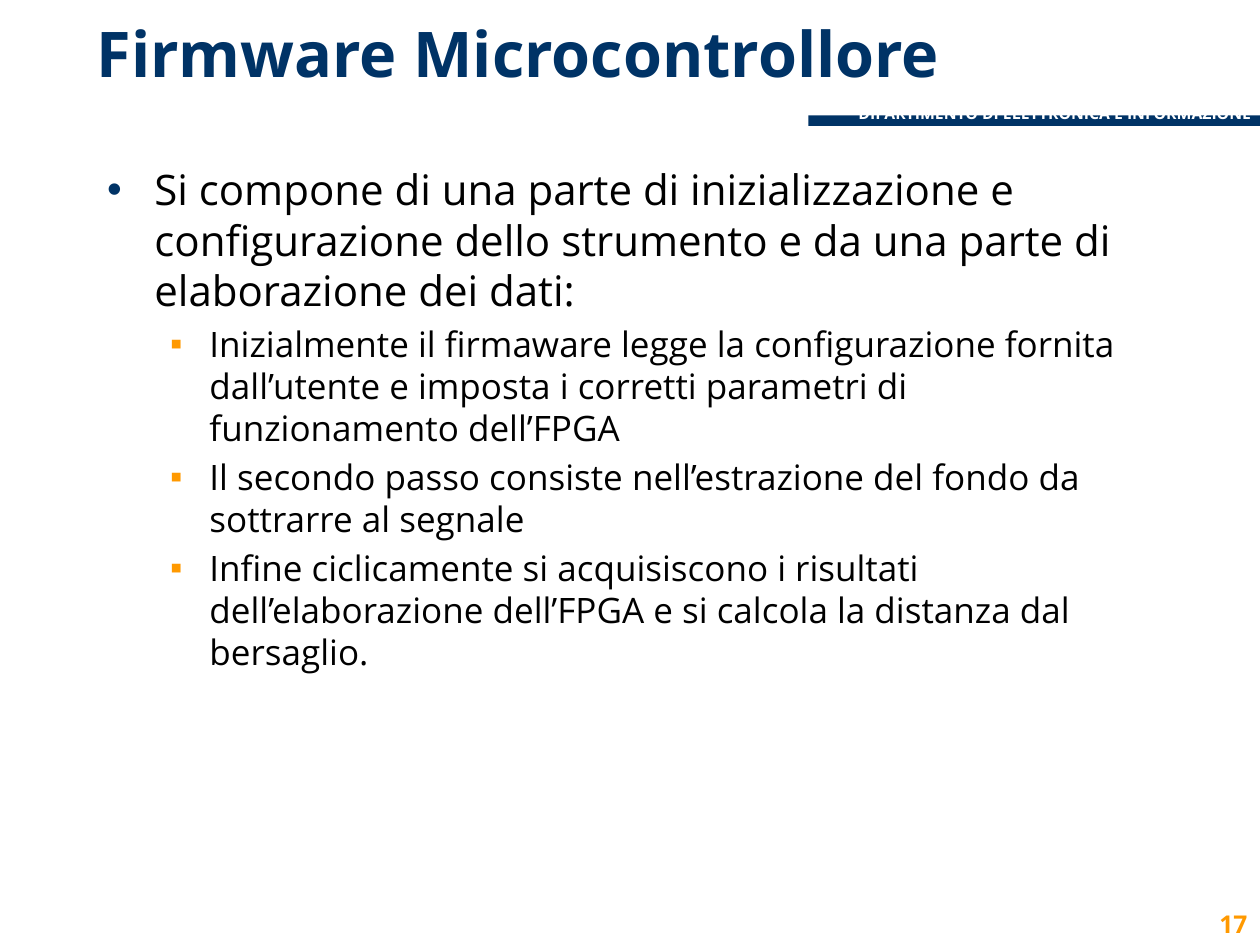
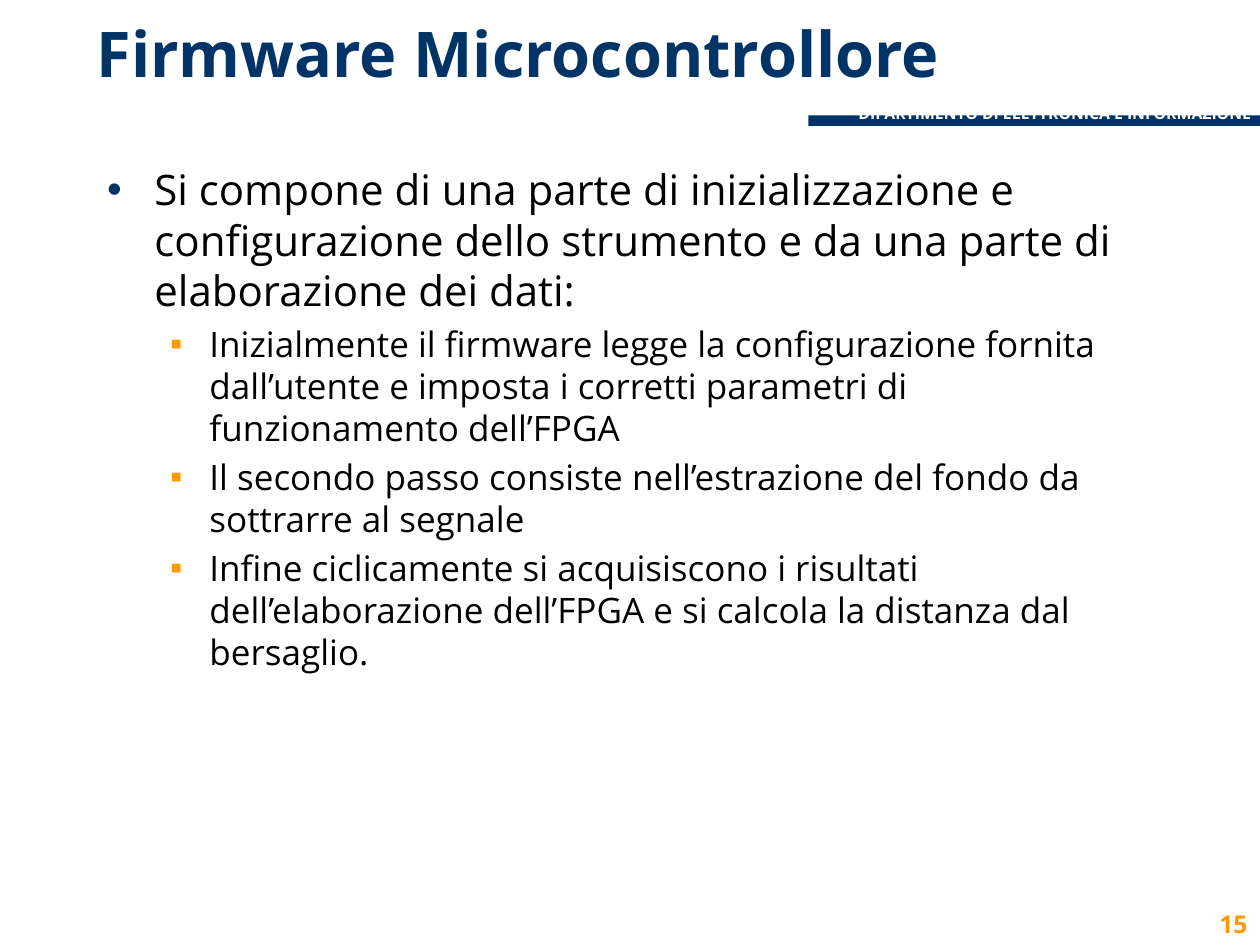
Before and after one commit to lcavagnispolimi/thesis_latex, a slide deck: slide 15 of presentazione_discussione.pptx (slide 17 before the commit). Drawn at 1260x945 pixels with LibreOffice and Linux fonts; fonts in the diff are those of the drawing; background and template pictures are left out. Boxes give left, top, right and bottom in pixels: in the first picture for what was removed or moved away, otherwise in the second. Text is boxed around its words. In the diff, an @@ line names an element or a change of style, - is before the commit and + after.

```diff
--- a/presentazione_discussione.pptx
+++ b/presentazione_discussione.pptx
@@ text at (209, 330, 1095, 442): text changed @@
-  ▪ Inizialmente il firmaware legge la configurazione fornita dall’utente e imposta i corretti parametri di funzionamento dell’FPGA
+  ▪ Inizialmente il firmware legge la configurazione fornita dall’utente e imposta i corretti parametri di funzionamento dell’FPGA
@@ page number at (1219, 915, 1247, 934): text changed @@
-17
+15
```
Also in this commit, not shown: 14 other slides changed, 1 slide added, 2 slides removed.
